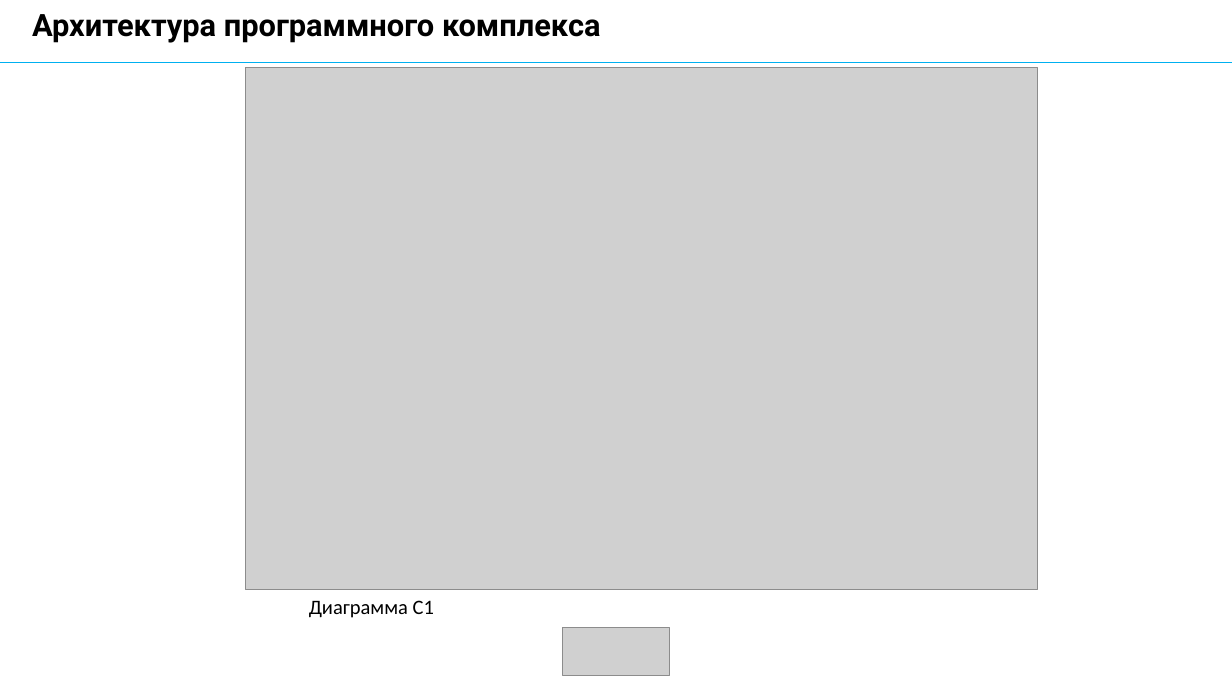
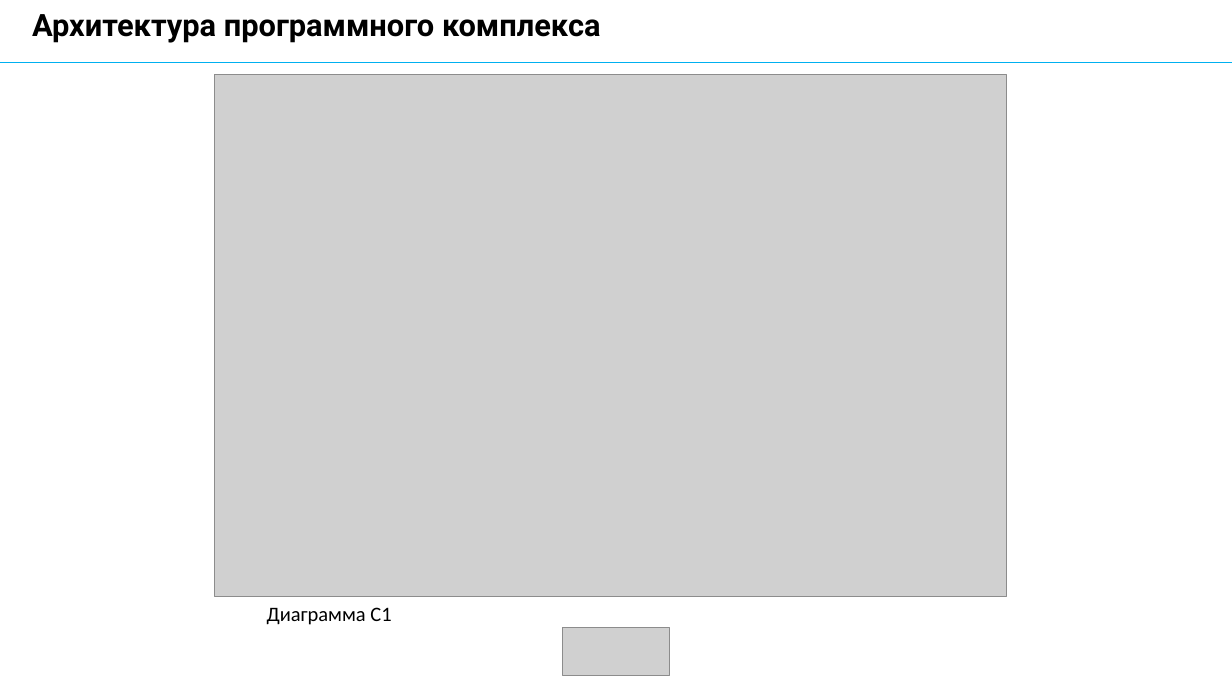
Before and after one commit to AlxndrKlbk/PhD_scriptorium, a slide deck: slide 20 of my_articles/3_course/автореферат/Kolbeko_AB.pptx (slide 15 before the commit). Drawn at 1232x693 pixels with LibreOffice and Linux fonts; fonts in the diff are those of the drawing; grey boxes stand for pictures. Boxes give left, top, right and bottom in pixels: in the first picture for what was removed or moved away, otherwise in the second. Text is boxed around its words. In the diff, an @@ line names an element or a change of style, - is before the commit and + after.

```diff
--- a/my_articles/3_course/автореферат/Kolbeko_AB.pptx
+++ b/my_articles/3_course/автореферат/Kolbeko_AB.pptx
@@ picture: place and size @@
-picture at bbox=[246, 67, 1038, 589]
+picture at bbox=[214, 75, 1006, 596]
@@ text "Диаграмма C1": place and size @@
-text "Диаграмма C1" at bbox=[309, 600, 434, 618]
+text "Диаграмма C1" at bbox=[267, 607, 391, 625]
```
Also in this commit, not shown: 9 other slides changed, 7 slides added, 2 slides removed, 3 other files.
